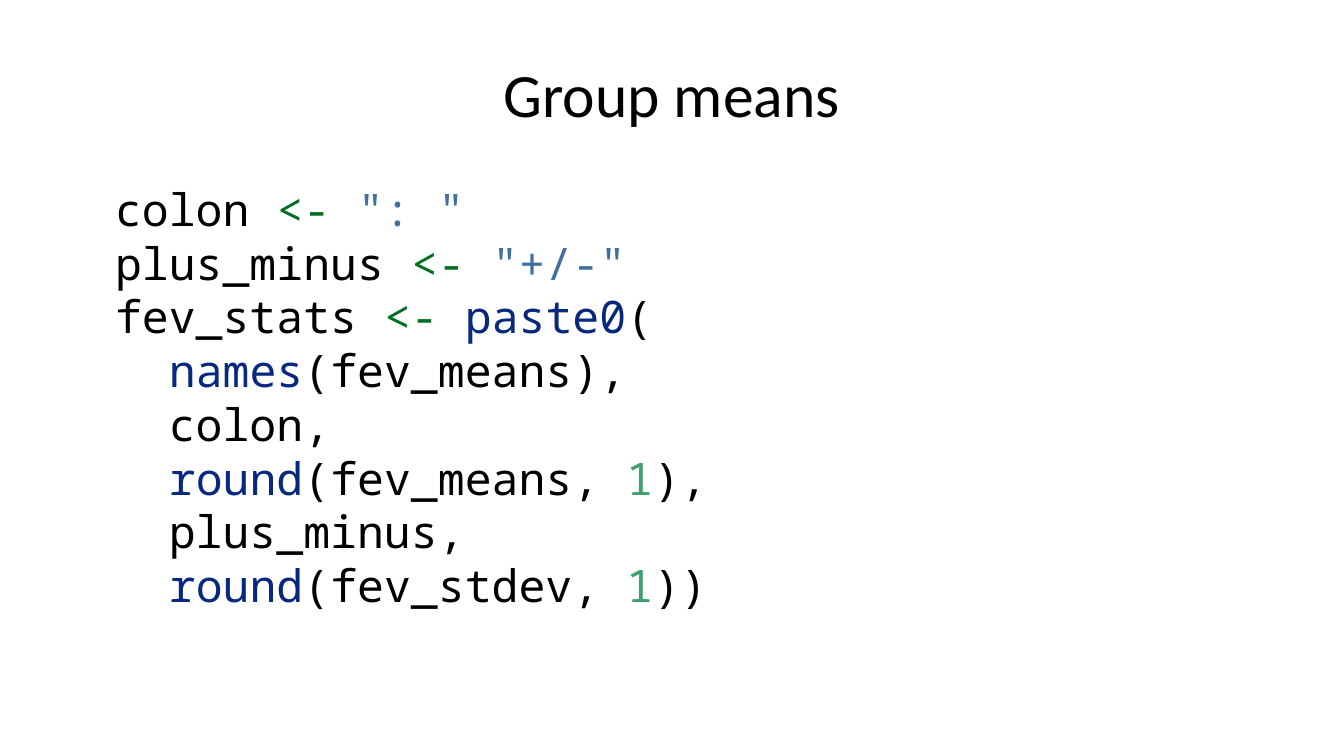
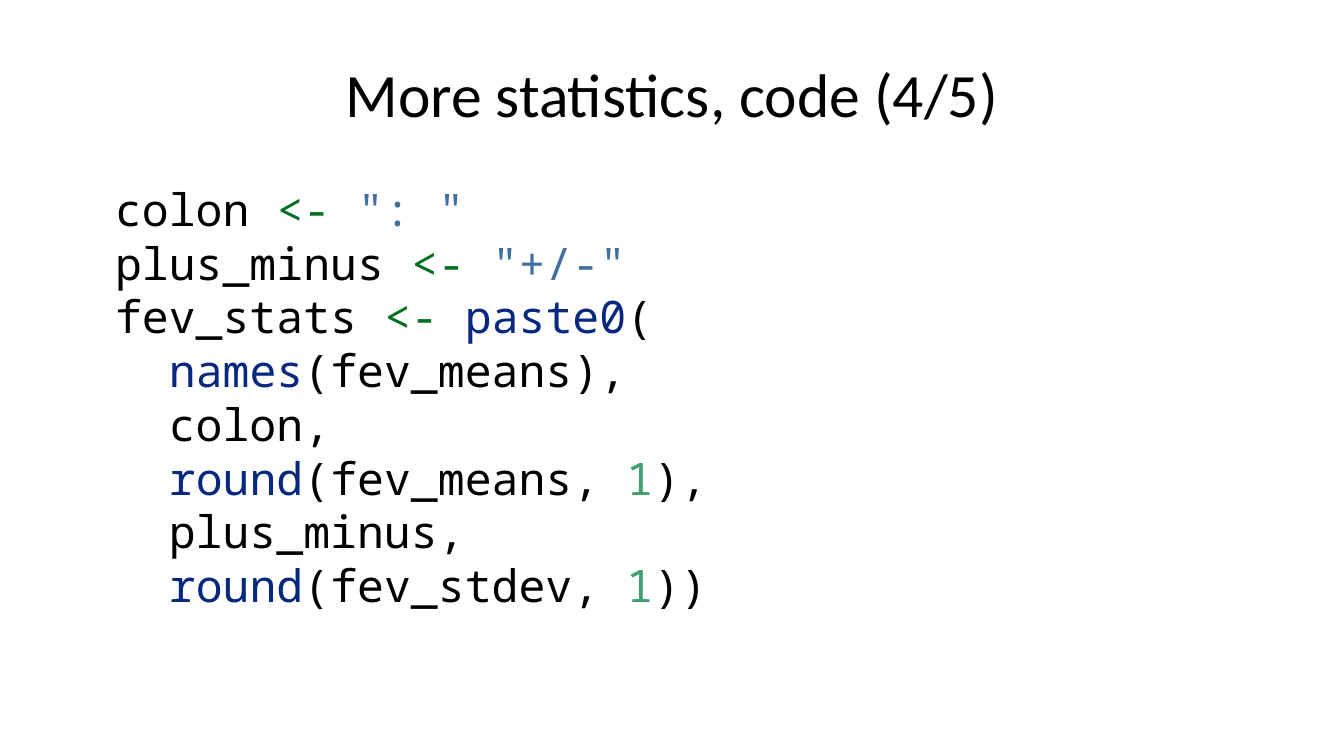
Before and after one commit to pmean/classes, a slide deck: slide 29 of introduction-to-r/results/v05-slides-and-speaker-notes.pptx (slide 27 before the commit). Drawn at 1344x756 pixels with LibreOffice and Linux fonts; fonts in the diff are those of the drawing. Boxes give left, top, right and bottom in pixels: in the first picture for what was removed or moved away, otherwise in the second. Text is boxed around its words. In the diff, an @@ line names an element or a change of style, - is before the commit and + after.

```diff
--- a/introduction-to-r/results/v05-slides-and-speaker-notes.pptx
+++ b/introduction-to-r/results/v05-slides-and-speaker-notes.pptx
@@ title at box(345, 72, 997, 126): text changed @@
-Group means
+More statistics, code (4/5)
```
Also in this commit, not shown: 7 other slides changed, 2 slides added, 10 other files.
